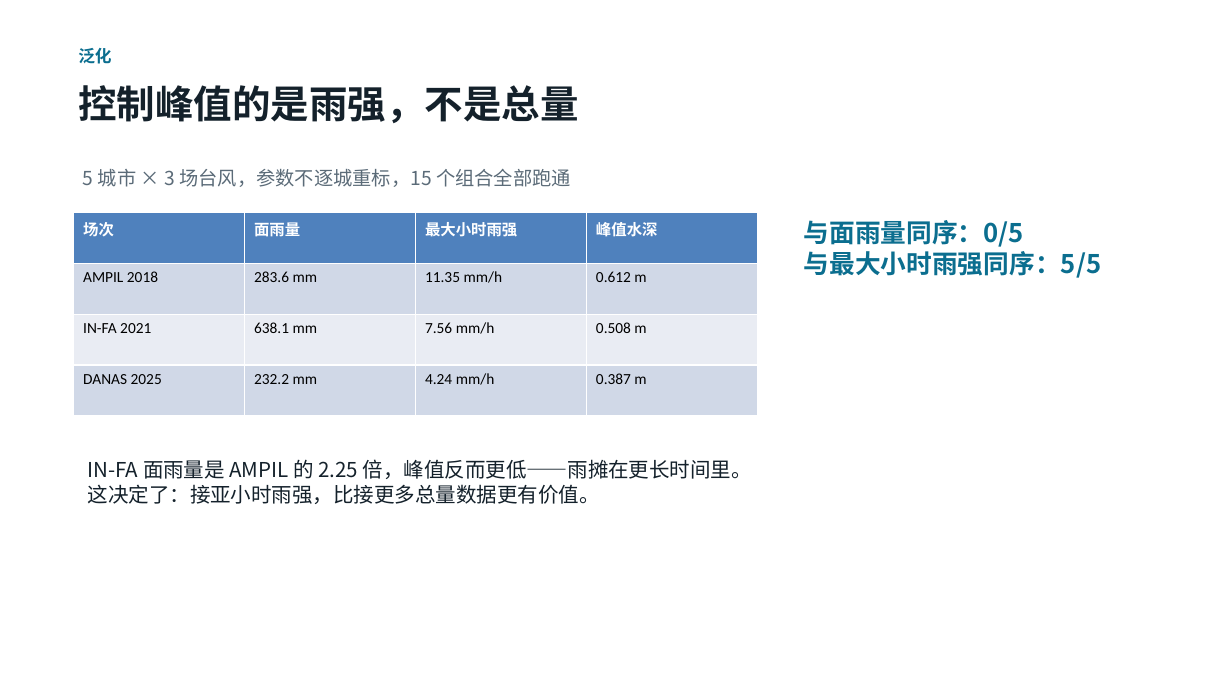
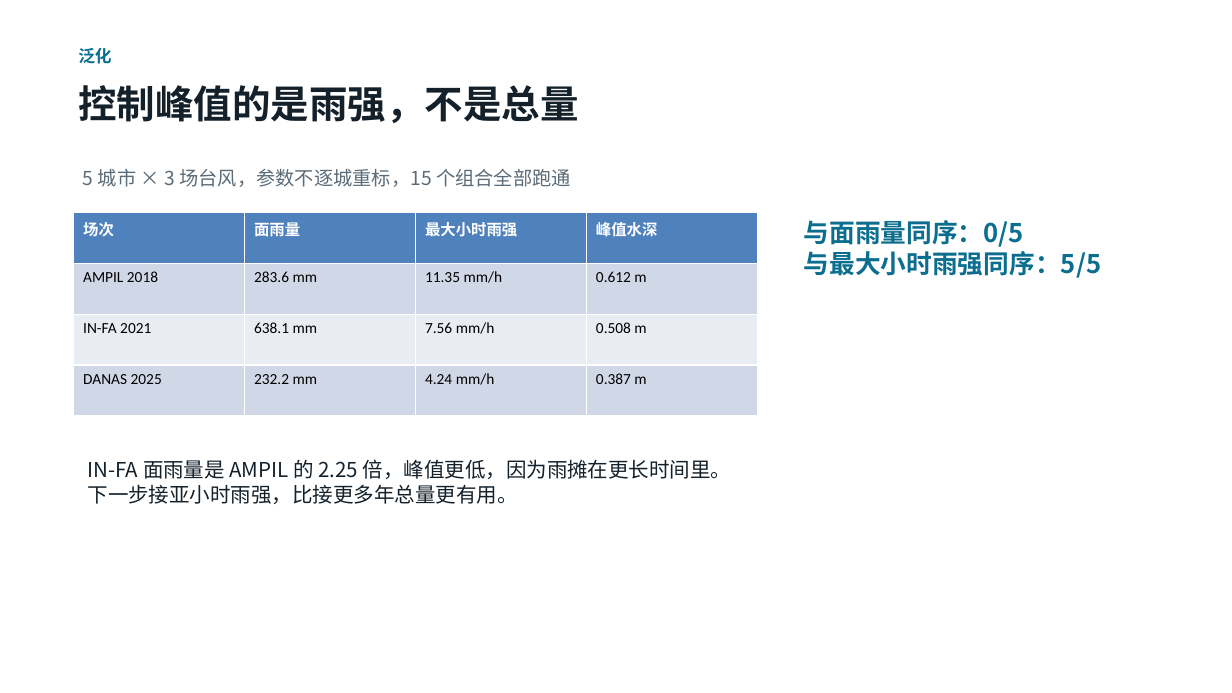
Before and after one commit to toki0413/typhoeus, a slide deck: slide 11 of docs/demo/typhoeus-demo.pptx. Drawn at 1232x693 pixels with LibreOffice and Linux fonts; fonts in the diff are those of the drawing. Boxes give left, top, right and bottom in pixels: in the first picture for what was removed or moved away, otherwise in the second. Text is boxed around its words. In the diff, an @@ line names an element or a change of style, - is before the commit and + after.

```diff
--- a/docs/demo/typhoeus-demo.pptx
+++ b/docs/demo/typhoeus-demo.pptx
@@ text at (x1=88, y1=459, x2=732, y2=504): text changed @@
-IN-FA 面雨量是 AMPIL 的 2.25 倍，峰值反而更低——雨摊在更长时间里。
-这决定了：接亚小时雨强，比接更多总量数据更有价值。
+IN-FA 面雨量是 AMPIL 的 2.25 倍，峰值更低，因为雨摊在更长时间里。
+下一步接亚小时雨强，比接更多年总量更有用。
```
Also in this commit, not shown: 11 other slides changed, 1 slide removed, 11 other files.
